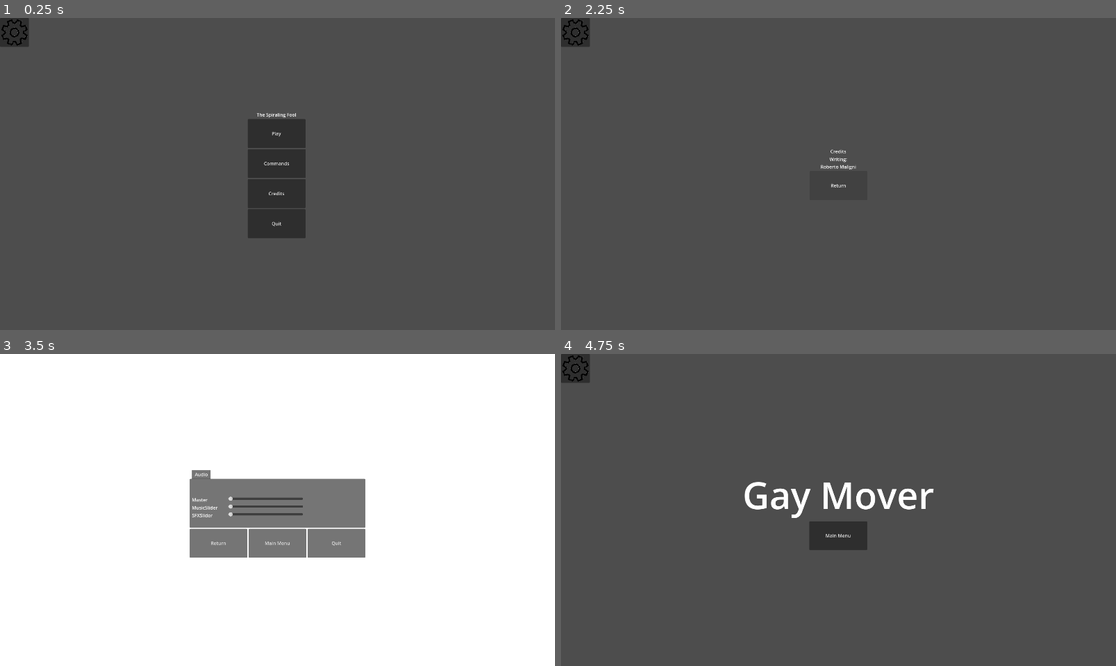
Above: before the commit, frames 1-4 (two rows, left to right).
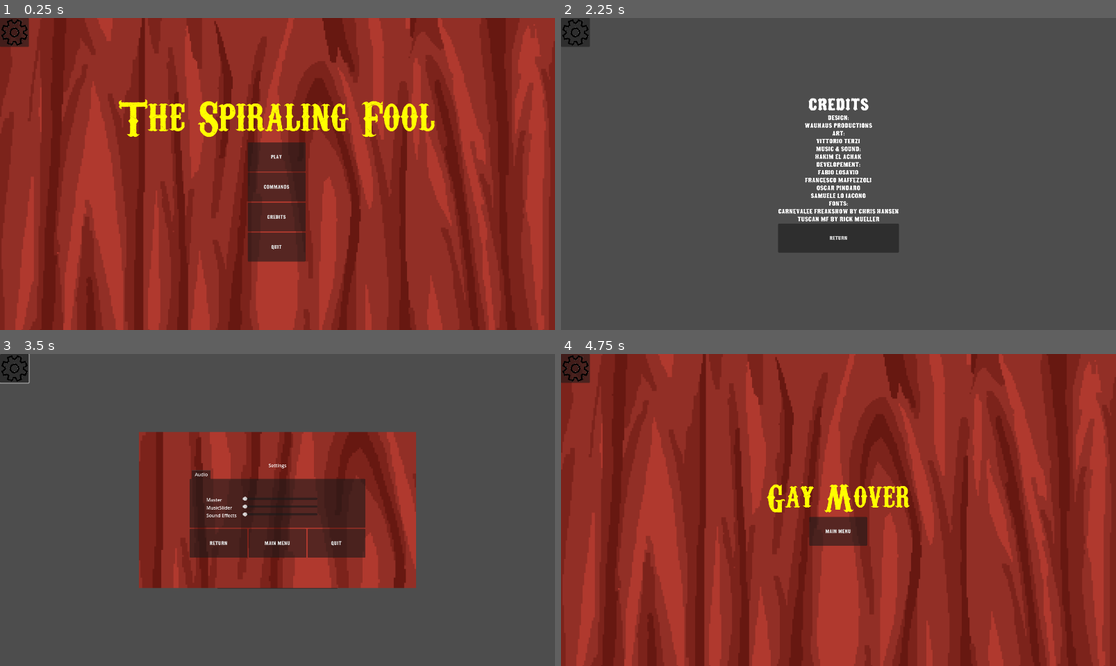
Above: after the commit, the same moments.

Repository: OscarPindaro/BossRushJam2025
Game: Godot game, scene res://scenes/controller/base_controller.tscn
Two runs of this game, one before a commit and one after it. Both use one fixed random seed, a clock stepped at 60 frames per second and the inputs below.
Inputs (mouse positions are in pixels of both pictures, inside the frame that each line leads up to):
- Up to frame 1 (0.25 s): no input
- Up to frame 2 (2.25 s): click "Commands" at 0.5 s; click "Return" at 1.25 s; click "Credits" at 2 s
- Up to frame 3 (3.5 s): click (16, 369) at 2.75 s
- Up to frame 4 (4.75 s): click "Main Menu" at 3.5 s; click "Play" at 4.25 s

The runs differ from the first frame. In frame 1, 99% of the frame differs, in the area x 0-100%, y 0-100%; in frame 2, 3.7%; in frame 3, 100%; in frame 4, 99%.

Commit message:
Primo set grafico

Diff:
--- a/scenes/game/base_end_screen.tscn
+++ b/scenes/game/base_end_screen.tscn
@@ -1,10 +1,14 @@
-[gd_scene load_steps=4 format=3 uid="uid://cnulwif8u1373"]
+[gd_scene load_steps=6 format=3 uid="uid://cnulwif8u1373"]
 
 [ext_resource type="Script" path="res://scenes/game/base_end_screen.gd" id="1_w7mv7"]
+[ext_resource type="Texture2D" uid="uid://b0gvoi5yrrt8a" path="res://asset/graphic/UI/CURTAIN.png" id="2_kahwn"]
 [ext_resource type="PackedScene" uid="uid://gpah4ea7go8w" path="res://scenes/menu/buttons/ButtonSceneChange/button_scene_change.tscn" id="2_vbbcm"]
+[ext_resource type="FontFile" uid="uid://bb7kdtuq8g2c6" path="res://asset/graphic/UI/font/carnivalee-freakshow/Carnevalee Freakshow/Carnevalee Freakshow.ttf" id="3_ko7th"]
 
 [sub_resource type="LabelSettings" id="LabelSettings_70b55"]
+font = ExtResource("3_ko7th")
 font_size = 128
+font_color = Color(1, 1, 0, 1)
 
 [node name="EndScreen" type="Control"]
 layout_mode = 3
@@ -17,6 +21,9 @@
 title = "Gay Mover"
 
 [node name="Sprite2D" type="Sprite2D" parent="."]
+position = Vector2(960, 0)
+scale = Vector2(1.778, 1.778)
+texture = ExtResource("2_kahwn")
 
 [node name="HBoxContainer" type="HBoxContainer" parent="."]
 layout_mode = 0
--- a/scenes/menu/buttons/AudioSlider/audio_slider.tscn
+++ b/scenes/menu/buttons/AudioSlider/audio_slider.tscn
@@ -3,7 +3,7 @@
 [ext_resource type="Script" path="res://scenes/menu/buttons/AudioSlider/audio_slider.gd" id="1_s8fcs"]
 
 [node name="AudioSlider" type="HBoxContainer"]
-custom_minimum_size = Vector2(400, 20)
+custom_minimum_size = Vector2(500, 20)
 offset_right = 40.0
 offset_bottom = 40.0
 alignment = 1
--- a/scenes/menu/buttons/ButtonWrapper/button_wrapper.tscn
+++ b/scenes/menu/buttons/ButtonWrapper/button_wrapper.tscn
@@ -1,10 +1,12 @@
-[gd_scene load_steps=2 format=3 uid="uid://c72tadrko6hg0"]
+[gd_scene load_steps=3 format=3 uid="uid://c72tadrko6hg0"]
 
+[ext_resource type="FontFile" uid="uid://dake8jnvwlbv2" path="res://asset/graphic/UI/font/tuscan-mf-font/TuscanMfNarrow-GKnP.ttf" id="1_5cuck"]
 [ext_resource type="Script" path="res://scenes/menu/buttons/ButtonWrapper/button_wrapper.gd" id="1_hg25s"]
 
 [node name="ButtonWrapper" type="Button"]
 offset_right = 8.0
 offset_bottom = 8.0
+theme_override_fonts/font = ExtResource("1_5cuck")
 script = ExtResource("1_hg25s")
 
 [node name="AudioStreamPlayer2D" type="AudioStreamPlayer2D" parent="."]
--- a/scenes/menu/commands_menu/commands_menu.tscn
+++ b/scenes/menu/commands_menu/commands_menu.tscn
@@ -1,7 +1,17 @@
-[gd_scene load_steps=3 format=3 uid="uid://ci8munt5neoq7"]
+[gd_scene load_steps=6 format=3 uid="uid://ci8munt5neoq7"]
 
 [ext_resource type="Script" path="res://scenes/menu/base_menu.gd" id="1_2pwis"]
+[ext_resource type="FontFile" uid="uid://dake8jnvwlbv2" path="res://asset/graphic/UI/font/tuscan-mf-font/TuscanMfNarrow-GKnP.ttf" id="2_mb0lv"]
 [ext_resource type="PackedScene" uid="uid://gpah4ea7go8w" path="res://scenes/menu/buttons/ButtonSceneChange/button_scene_change.tscn" id="2_sflbv"]
+
+[sub_resource type="LabelSettings" id="LabelSettings_qxnh5"]
+line_spacing = 6.0
+font = ExtResource("2_mb0lv")
+font_size = 42
+
+[sub_resource type="LabelSettings" id="LabelSettings_xbboo"]
+font = ExtResource("2_mb0lv")
+font_size = 18
 
 [node name="CommandsMenu" type="Control"]
 layout_mode = 3
@@ -34,17 +44,24 @@
 anchor_bottom = 1.0
 grow_horizontal = 2
 grow_vertical = 2
+theme_override_constants/separation = 64
 alignment = 1
 
 [node name="Title" type="Label" parent="NinePatchRect/VBoxContainer"]
 layout_mode = 2
 text = "Commands"
+label_settings = SubResource("LabelSettings_qxnh5")
 horizontal_alignment = 1
 
 [node name="Body" type="Label" parent="NinePatchRect/VBoxContainer"]
 layout_mode = 2
-text = "Go Fast
-Eat Grass"
+text = "Move up with W
+Move left with A
+Move down with S
+Move right with D
+Hit your enemies with your juggling balls
+win the game"
+label_settings = SubResource("LabelSettings_xbboo")
 horizontal_alignment = 1
 
 [node name="ReturnButton" parent="NinePatchRect/VBoxContainer" instance=ExtResource("2_sflbv")]
--- a/scenes/menu/credits_menu/credits_menu.tscn
+++ b/scenes/menu/credits_menu/credits_menu.tscn
@@ -1,7 +1,16 @@
-[gd_scene load_steps=3 format=3 uid="uid://b0r22s7oyogmi"]
+[gd_scene load_steps=6 format=3 uid="uid://b0r22s7oyogmi"]
 
 [ext_resource type="Script" path="res://scenes/menu/base_menu.gd" id="1_skmpt"]
 [ext_resource type="PackedScene" uid="uid://gpah4ea7go8w" path="res://scenes/menu/buttons/ButtonSceneChange/button_scene_change.tscn" id="2_2mrns"]
+[ext_resource type="FontFile" uid="uid://dake8jnvwlbv2" path="res://asset/graphic/UI/font/tuscan-mf-font/TuscanMfNarrow-GKnP.ttf" id="2_74b4k"]
+
+[sub_resource type="LabelSettings" id="LabelSettings_qrjfd"]
+font = ExtResource("2_74b4k")
+font_size = 52
+
+[sub_resource type="LabelSettings" id="LabelSettings_7htxs"]
+font = ExtResource("2_74b4k")
+font_size = 20
 
 [node name="CreditsMenu" type="Control"]
 layout_mode = 3
@@ -39,12 +48,26 @@
 [node name="Title" type="Label" parent="NinePatchRect/VBoxContainer"]
 layout_mode = 2
 text = "Credits"
+label_settings = SubResource("LabelSettings_qrjfd")
 horizontal_alignment = 1
 
 [node name="Body" type="Label" parent="NinePatchRect/VBoxContainer"]
 layout_mode = 2
-text = "Writing:
-Roberto Maligni"
+text = "Design:
+Wauhaus Productions
+Art:
+Vittorio Terzi
+Music & Sound:
+Hakim El Achak
+Developement:
+Fabio Losavio
+Francesco Maffezzoli
+Oscar Pindaro
+Samuele Lo Iacono
+Fonts:
+Carnevalee Freakshow by Chris Hansen
+Tuscan Mf by Rick Mueller"
+label_settings = SubResource("LabelSettings_7htxs")
 horizontal_alignment = 1
 
 [node name="ReturnButton" parent="NinePatchRect/VBoxContainer" instance=ExtResource("2_2mrns")]
--- a/scenes/menu/main_menu/main_menu.tscn
+++ b/scenes/menu/main_menu/main_menu.tscn
@@ -1,11 +1,18 @@
-[gd_scene load_steps=7 format=3 uid="uid://cnlm6ho48juqv"]
+[gd_scene load_steps=10 format=3 uid="uid://cnlm6ho48juqv"]
 
 [ext_resource type="Script" path="res://scenes/menu/base_menu.gd" id="1_2642x"]
 [ext_resource type="PackedScene" uid="uid://gpah4ea7go8w" path="res://scenes/menu/buttons/ButtonSceneChange/button_scene_change.tscn" id="2_t0ysj"]
+[ext_resource type="Texture2D" uid="uid://b0gvoi5yrrt8a" path="res://asset/graphic/UI/CURTAIN.png" id="2_ub24n"]
 [ext_resource type="PackedScene" uid="uid://c6yjvbaxt8tb" path="res://scenes/game/game.tscn" id="3_8yi6t"]
 [ext_resource type="PackedScene" uid="uid://b0r22s7oyogmi" path="res://scenes/menu/credits_menu/credits_menu.tscn" id="3_67rq3"]
+[ext_resource type="FontFile" uid="uid://bb7kdtuq8g2c6" path="res://asset/graphic/UI/font/carnivalee-freakshow/Carnevalee Freakshow/Carnevalee Freakshow.ttf" id="3_fqnv5"]
 [ext_resource type="PackedScene" uid="uid://ci8munt5neoq7" path="res://scenes/menu/commands_menu/commands_menu.tscn" id="3_niwag"]
 [ext_resource type="PackedScene" uid="uid://cs1r2tx6hr7tm" path="res://scenes/menu/buttons/ButtonQuit/quit_button.tscn" id="5_n4wtq"]
+
+[sub_resource type="LabelSettings" id="LabelSettings_nhyv3"]
+font = ExtResource("3_fqnv5")
+font_size = 164
+font_color = Color(1, 1, 0, 1)
 
 [node name="MainMenu" type="Control"]
 layout_mode = 3
@@ -25,7 +32,9 @@
 offset_bottom = 1083.0
 
 [node name="Background" type="Sprite2D" parent="."]
-position = Vector2(-3, 3)
+position = Vector2(960, 0)
+scale = Vector2(1.778, 1.778)
+texture = ExtResource("2_ub24n")
 
 [node name="NinePatchRect" type="NinePatchRect" parent="."]
 layout_mode = 1
@@ -52,26 +61,35 @@
 [node name="Title" type="Label" parent="NinePatchRect/VBoxContainer"]
 layout_mode = 2
 text = "The Spiraling Fool"
+label_settings = SubResource("LabelSettings_nhyv3")
 horizontal_alignment = 1
 
-[node name="PlayButton" parent="NinePatchRect/VBoxContainer" instance=ExtResource("2_t0ysj")]
+[node name="HBoxContainer" type="HBoxContainer" parent="NinePatchRect/VBoxContainer"]
+layout_mode = 2
+alignment = 1
+
+[node name="VBoxContainer" type="VBoxContainer" parent="NinePatchRect/VBoxContainer/HBoxContainer"]
+layout_mode = 2
+alignment = 1
+
+[node name="PlayButton" parent="NinePatchRect/VBoxContainer/HBoxContainer/VBoxContainer" instance=ExtResource("2_t0ysj")]
 layout_mode = 2
 text = "Play"
 next_scene = ExtResource("3_8yi6t")
 
-[node name="CommandsButton" parent="NinePatchRect/VBoxContainer" instance=ExtResource("2_t0ysj")]
+[node name="CommandsButton" parent="NinePatchRect/VBoxContainer/HBoxContainer/VBoxContainer" instance=ExtResource("2_t0ysj")]
 layout_mode = 2
 text = "Commands"
 next_scene = ExtResource("3_niwag")
 
-[node name="CreditsButton" parent="NinePatchRect/VBoxContainer" instance=ExtResource("2_t0ysj")]
+[node name="CreditsButton" parent="NinePatchRect/VBoxContainer/HBoxContainer/VBoxContainer" instance=ExtResource("2_t0ysj")]
 layout_mode = 2
 text = "Credits"
 next_scene = ExtResource("3_67rq3")
 
-[node name="QuitButton" parent="NinePatchRect/VBoxContainer" instance=ExtResource("5_n4wtq")]
+[node name="QuitButton" parent="NinePatchRect/VBoxContainer/HBoxContainer/VBoxContainer" instance=ExtResource("5_n4wtq")]
 layout_mode = 2
 
-[connection signal="scene_button_pressed" from="NinePatchRect/VBoxContainer/PlayButton" to="." method="_on_next_scene"]
-[connection signal="scene_button_pressed" from="NinePatchRect/VBoxContainer/CommandsButton" to="." method="_on_next_scene"]
-[connection signal="scene_button_pressed" from="NinePatchRect/VBoxContainer/CreditsButton" to="." method="_on_next_scene"]
+[connection signal="scene_button_pressed" from="NinePatchRect/VBoxContainer/HBoxContainer/VBoxContainer/PlayButton" to="." method="_on_next_scene"]
+[connection signal="scene_button_pressed" from="NinePatchRect/VBoxContainer/HBoxContainer/VBoxContainer/CommandsButton" to="." method="_on_next_scene"]
+[connection signal="scene_button_pressed" from="NinePatchRect/VBoxContainer/HBoxContainer/VBoxContainer/CreditsButton" to="." method="_on_next_scene"]
--- a/scenes/menu/settings_menu/settings_menu.tscn
+++ b/scenes/menu/settings_menu/settings_menu.tscn
@@ -1,6 +1,7 @@
-[gd_scene load_steps=6 format=3 uid="uid://b2kq5erlme841"]
+[gd_scene load_steps=7 format=3 uid="uid://b2kq5erlme841"]
 
 [ext_resource type="Script" path="res://scenes/menu/settings_menu/settings_menu.gd" id="1_x4glt"]
+[ext_resource type="Texture2D" uid="uid://b0gvoi5yrrt8a" path="res://asset/graphic/UI/CURTAIN.png" id="2_hs6hn"]
 [ext_resource type="PackedScene" uid="uid://c4xlqnbj00kf8" path="res://scenes/menu/buttons/AudioSlider/audio_slider.tscn" id="2_uoakn"]
 [ext_resource type="PackedScene" uid="uid://c72tadrko6hg0" path="res://scenes/menu/buttons/ButtonWrapper/button_wrapper.tscn" id="3_oh6vn"]
 [ext_resource type="PackedScene" uid="uid://gpah4ea7go8w" path="res://scenes/menu/buttons/ButtonSceneChange/button_scene_change.tscn" id="4_bi3jx"]
@@ -21,9 +22,23 @@
 offset_right = 1920.0
 offset_bottom = 1080.0
 
-[node name="ColorRect" type="ColorRect" parent="CanvasLayer"]
-offset_right = 1920.0
-offset_bottom = 1080.0
+[node name="Sprite2D" type="Sprite2D" parent="CanvasLayer"]
+position = Vector2(960, 540)
+scale = Vector2(2, 2)
+texture = ExtResource("2_hs6hn")
+region_enabled = true
+region_rect = Rect2(240, 135, 480, 270)
+
+[node name="TextureRect" type="TextureRect" parent="CanvasLayer/Sprite2D"]
+anchors_preset = 8
+anchor_left = 0.5
+anchor_top = 0.5
+anchor_right = 0.5
+anchor_bottom = 0.5
+offset_left = -480.0
+offset_top = -270.0
+grow_horizontal = 2
+grow_vertical = 2
 
 [node name="NinePatchRect" type="NinePatchRect" parent="CanvasLayer"]
 anchors_preset = 13
@@ -38,6 +53,8 @@
 anchors_preset = 15
 anchor_right = 1.0
 anchor_bottom = 1.0
+offset_left = -304.0
+offset_right = 304.0
 grow_horizontal = 2
 grow_vertical = 2
 alignment = 1
@@ -74,11 +91,12 @@
 
 [node name="MusicSlider" parent="CanvasLayer/NinePatchRect/VBoxContainer/TabContainer/Audio/MarginContainer/VBoxContainer" instance=ExtResource("2_uoakn")]
 layout_mode = 2
-bus_name = "Master"
+bus_name = "Music"
 
 [node name="SFXSlider" parent="CanvasLayer/NinePatchRect/VBoxContainer/TabContainer/Audio/MarginContainer/VBoxContainer" instance=ExtResource("2_uoakn")]
 layout_mode = 2
-bus_name = "Master"
+bus_name = "Sfx"
+label_text = "Sound Effects"
 
 [node name="BackLinkContainer" type="HBoxContainer" parent="CanvasLayer/NinePatchRect/VBoxContainer"]
 layout_mode = 2
Binary file added: asset/graphic/UI/CURTAIN.png
Not shown, added: asset/graphic/UI/CURTAIN.png.import
Not shown, added: asset/graphic/UI/font/carnivalee-freakshow/1001fonts-carnivalee-freakshow-eula.txt
Binary file added: asset/graphic/UI/font/carnivalee-freakshow/Carnevalee Freakshow/Carnevalee Freakshow.ttf
Not shown, added: asset/graphic/UI/font/carnivalee-freakshow/Carnevalee Freakshow/Carnevalee Freakshow.ttf.import
Not shown, added: asset/graphic/UI/font/carnivalee-freakshow/Carnevalee Freakshow/README.txt
Not shown, added: asset/graphic/UI/font/carnivalee-freakshow/readme.txt
Binary file added: asset/graphic/UI/font/tuscan-mf-font/TuscanMfNarrow-GKnP.ttf
Not shown, added: asset/graphic/UI/font/tuscan-mf-font/TuscanMfNarrow-GKnP.ttf.import
Not shown, added: asset/graphic/UI/font/tuscan-mf-font/info.txt
Not shown, added: asset/graphic/UI/font/carnivalee-freakshow.zip
Not shown, added: asset/graphic/UI/font/tuscan-mf-font.zip
